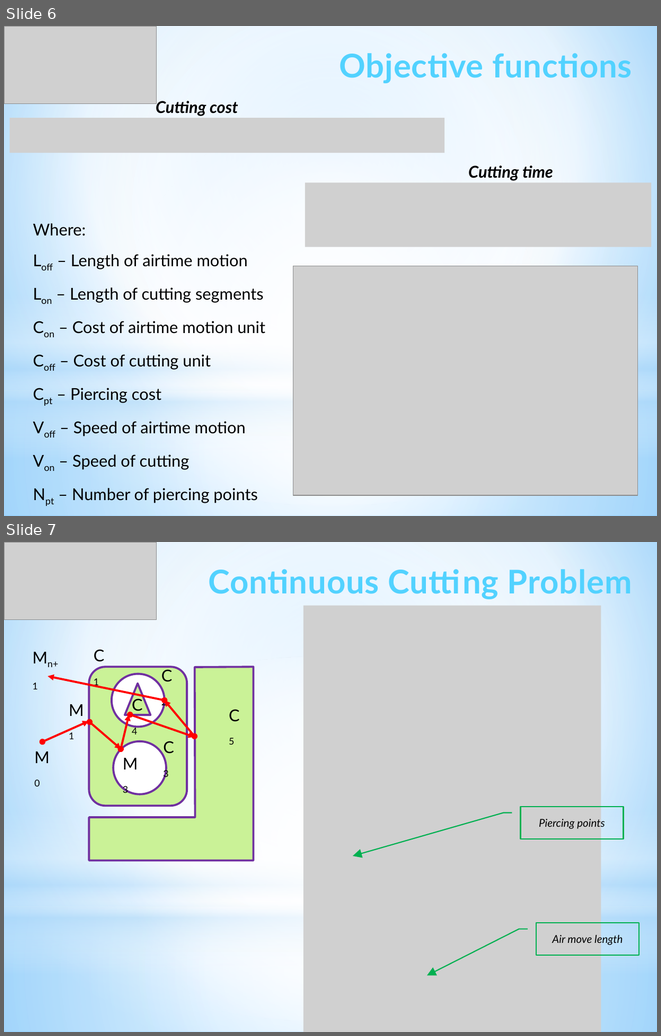
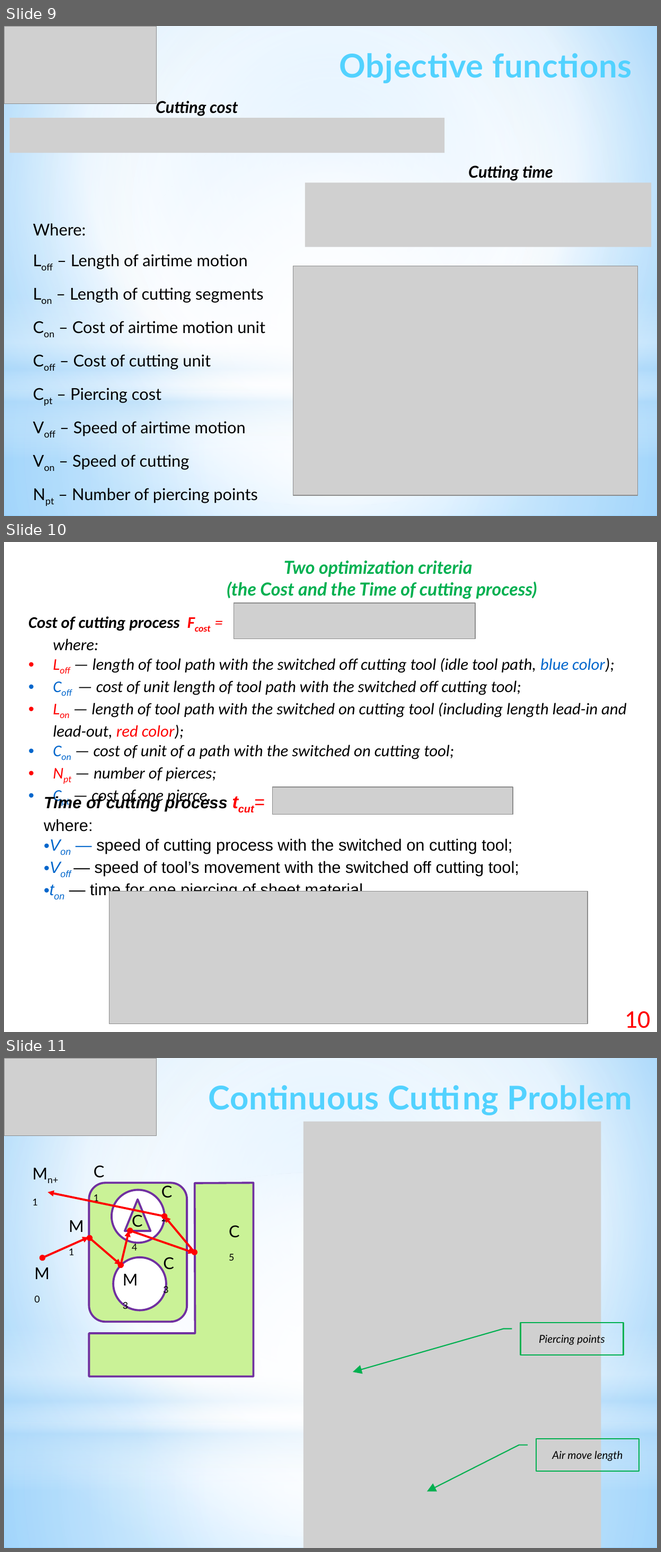
Before and after one commit to ukoloff/LaTeX, a slide deck: Optima2020/pptx/Report.pptx. Shown one above the other, each under a label of ours: slides 6 and 7 before the commit, slides 9, 10 and 11 after it. The pictures are 661x1036 and 661x1552 pixels, drawn with LibreOffice and Linux fonts; fonts in the diff are those of the drawing; grey boxes stand for pictures; background and template pictures are left out. Boxes give left, top, right and bottom in pixels: in the first picture for what was removed or moved away, otherwise in the second. Text is boxed around its words. In the diff, an @@ line names an element or a change of style, - is before the commit and + after.

```diff
--- a/Optima2020/pptx/Report.pptx
+++ b/Optima2020/pptx/Report.pptx
@@ slide 10 added at box(4, 542, 657, 1032), background #FFFFFF @@
@@ title added at box(227, 561, 537, 599), 19.8 pt, text #00B050, bold, italic @@
+Two optimization criteria
+(the Cost and the Time of cutting process)
@@ picture added at box(234, 603, 476, 638) @@
@@ text added at box(28, 616, 626, 805), 18 pt, text #000000, italic @@
+Cost of cutting process Fcost = where:
+• Loff — length of tool path with the switched off cutting tool (idle tool path, blue color);
+• Coff — cost of unit length of tool path with the switched off cutting tool;
+• Lon — length of tool path with the switched on cutting tool (including length lead-in and lead-out, red color);
+• Con — cost of unit of a path with the switched on cutting tool;
+• Npt — number of pierces;
+• Cpt — cost of one pierce.
@@ text added at box(44, 795, 519, 898), 18 pt, text #000000 @@
+Time of cutting process tcut=
+where:
+• Von — speed of cutting process with the switched on cutting tool;
+• Voff — speed of tool’s movement with the switched off cutting tool;
+• ton — time for one piercing of sheet material.
@@ picture added at box(272, 787, 513, 814) @@
@@ picture added at box(109, 891, 587, 1023) @@
@@ page number added at box(625, 1011, 650, 1028), 28 pt, text #FF0000 @@
+10
@@ what was slide 6 is now slide 9 @@
@@ what was slide 7 is now slide 11 @@
```
Also in this commit, not shown: 4 slides changed, 4 other slides added.
